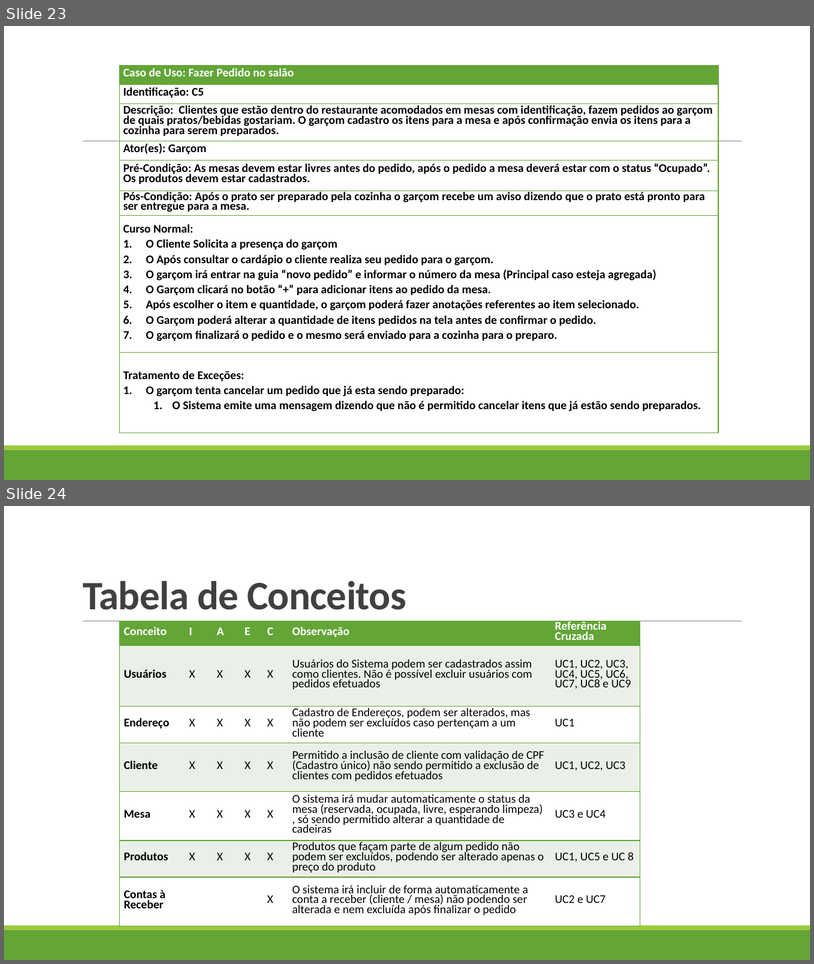
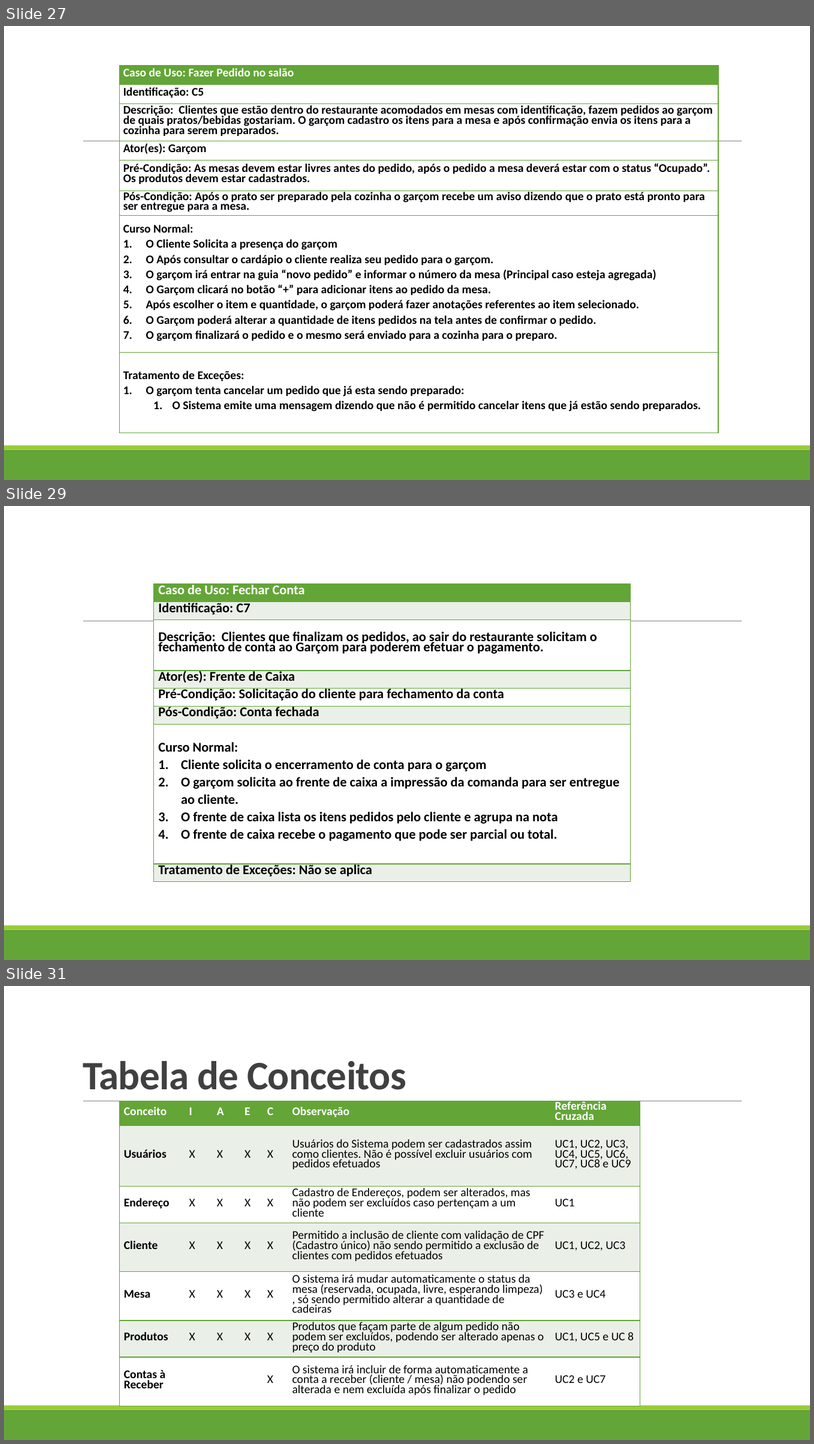
Before and after one commit to markaumvb/Restaurante, a slide deck: Documentação/Apresentação 2.0.pptx. Shown one above the other, each under a label of ours: slides 23 and 24 before the commit, slides 27, 29 and 31 after it; the slides between them are not shown. The pictures are 814x964 and 814x1444 pixels, drawn with LibreOffice and Linux fonts; fonts in the diff are those of the drawing. Boxes give left, top, right and bottom in pixels: in the first picture for what was removed or moved away, otherwise in the second. Text is boxed around its words. In the diff, an @@ line names an element or a change of style, - is before the commit and + after.

```diff
--- a/Documentação/Apresentação 2.0.pptx
+++ b/Documentação/Apresentação 2.0.pptx
@@ slide 29 added at <box>4,506,810,960</box>, background #FFFFFF; not listed: 3 template elements that a slide beside it also shows @@
@@ table added at <box>154,584,631,882</box>, 8 rows, 1 columns @@
+Caso de Uso: Fechar Conta
+Identificação: C7
+Descrição: Clientes que finalizam os pedidos, ao sair do restaurante solicitam o fechamento de conta ao Garçom para poderem efetuar o pagamento.
+Ator(es): Frente de Caixa
+Pré-Condição: Solicitação do cliente para fechamento da conta
+Pós-Condição: Conta fechada
+Curso Normal: / Cliente solicita o encerramento de conta para o garçom / O garçom solicita ao frente de caixa a impressão da comanda para ser entregue ao cliente. / O frente de caixa lista os itens pedidos pelo cliente e agrupa na nota / O frente de caixa recebe o pagamento que pode ser parcial ou total.
+Tratamento de Exceções: Não se aplica
@@ what was slide 23 is now slide 27 @@
@@ what was slide 24 is now slide 31 @@
```
Also in this commit, not shown: 6 other slides added, 3 other files.
